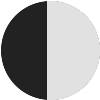
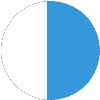
Comparing the layer stacks of the two w=100, h=100 images. Changes:
added layer "Pasted Layer copy #2" above "Pasted Layer copy #1" over [47, 1, 100, 100]
hid "Pasted Layer", painted on it over [47, 1, 100, 100]
added layer "Layer copy" above "Layer" over [1, 1, 100, 100]
hid "Layer" over [1, 1, 100, 100]
